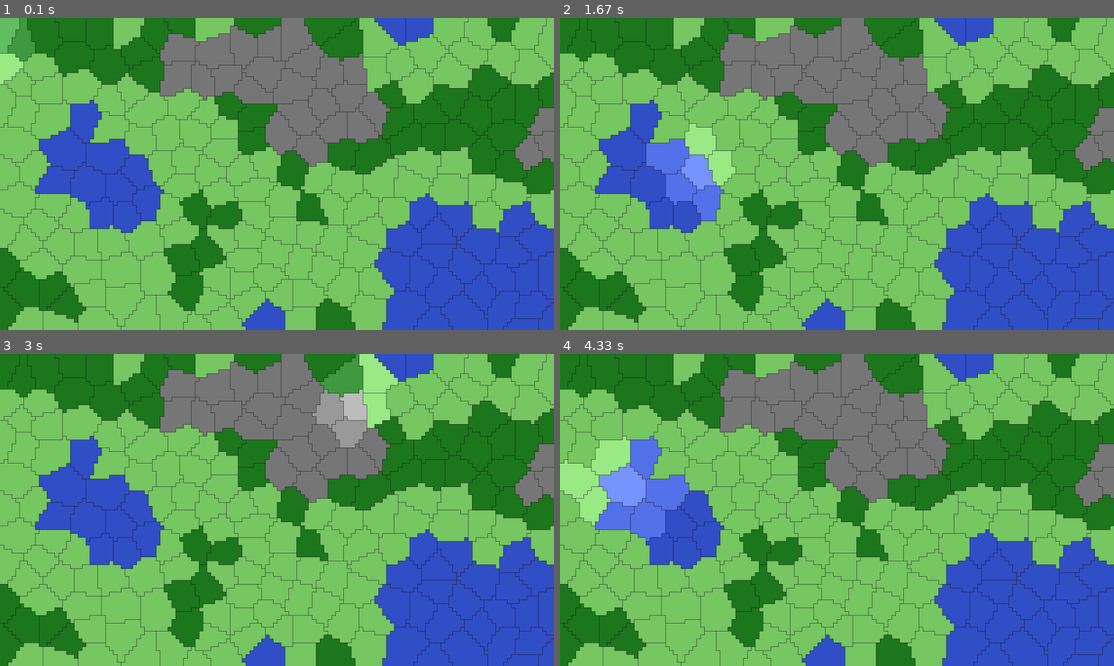
Above: before the commit, frames 1-4 (two rows, left to right).
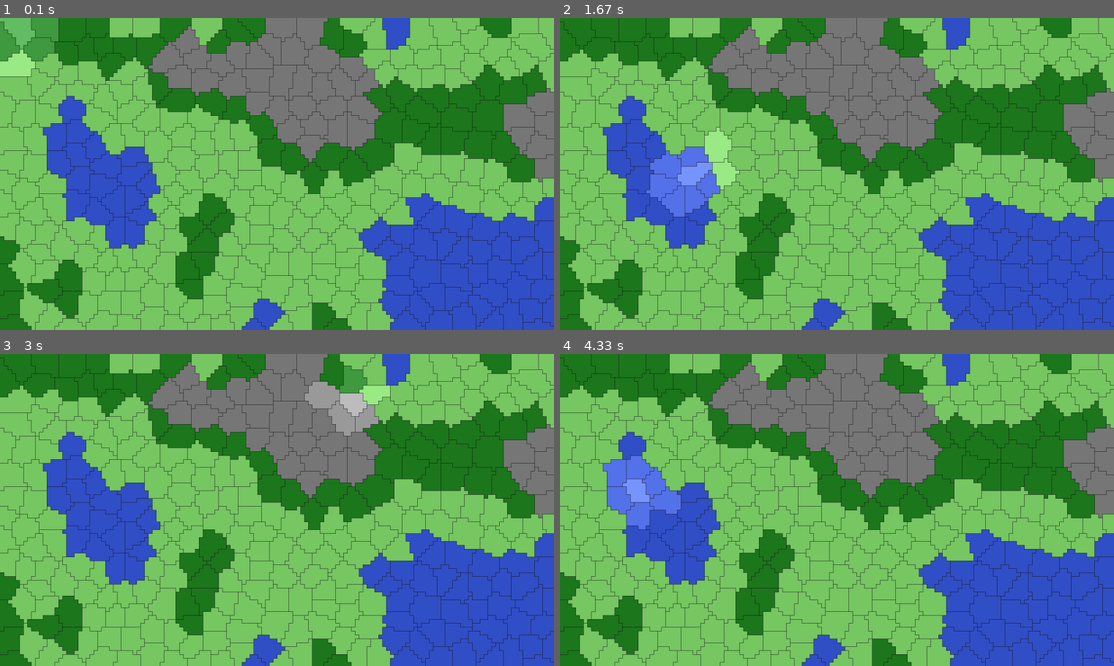
Above: after the commit, the same moments.

Repository: capdevillex/proj_info
Game: pygame game, started from ui/main.py
The game is run twice, just before and just after one commit, with the same random seed, the same clock (stepped at 60 frames per second) and the same inputs.
Inputs (mouse positions are in pixels of both pictures, inside the frame that each line leads up to):
- Up to frame 1 (0.1 s): no input
- Up to frame 2 (1.67 s): hold D 0.33-0.8 s; move the mouse to (814, 186) at 0.37 s; hold D 0.83-1.3 s; move the mouse to (1014, 164) at 0.87 s; hold S from 1.33 s (still down); move the mouse to (704, 177) at 1.37 s
- Up to frame 3 (3 s): release S at 1.8 s; hold D 1.83-2.47 s; move the mouse to (105, 463) at 1.87 s; hold S 2.5-2.97 s; move the mouse to (360, 400) at 2.53 s
- Up to frame 4 (4.33 s): hold D 3-3.47 s; move the mouse to (903, 538) at 3.03 s; hold D 3.5-3.97 s; move the mouse to (848, 403) at 3.53 s; hold S from 4 s (still down); move the mouse to (637, 500) at 4.03 s

The runs differ from the first frame. In frame 1, 25% of the frame differs, in the area x 0-100%, y 0-100%; in frame 2, 25%; in frame 3, 25%; in frame 4, 26%.

Commit message:
Added documentation.

Diff:
--- a/world/map.py
+++ b/world/map.py
@@ -1,54 +1,84 @@
 """
-La carte est générée sur une grille 2D où chaque cellule appartient à une province (Tile) et possède
- un biome spécifique. La structure repose sur un diagramme de Voronoi optimisé par relaxation.
-
-1. Placement et relaxation des capitales (points d'attraction)
-- Des points (capitales) sont placés aléatoirement grace à l'algo du Poisson-disk-sampling.
-- Relaxation de Lloyd : les capitales sont déplacés vers le centre de masse de leur zone d'influence
-  pour obtenir une répartition plus organique et équilibrée des futures provinces.
-
-2. Génération des biomes
-- Utilisation du bruit de Perlin pour assigner un biome (water, plain, forest, mountain, etc.) à chaque cellule.
-- Les biomes sont spatialement continus et servent de contrainte absolue pour les provinces.
-
-3. Assignation des cellules (Voronoi par biome)
-- Chaque cellule de la grille est rattachée à la capitale la plus proche, on définira le biome de cette province comme le biome majoriataire
-- Cela garantit qu'une province ne chevauche jamais deux biomes différents.
-
-4. Nettoyage et lissage
-- Lissage (Smooth) : Réduction du bruit sur les frontières.
-- Contraintes de taille : Fusion des provinces trop petites avec leurs voisines et division
-  des provinces trop grandes pour maintenir une densité de jeu homogène.
-- Stabilisation des centres : On s'assure que le centre géométrique d'une province
-  lui appartient toujours pour éviter les formes aberrantes (en forme de "U" ou morcelées).
-
-5. Finalisation des Provinces (Tiles)
-- Chaque province est instanciée avec :
-    - Son centre (moyenne des positions des cellules).
-    - Son biome dominant (on redéfini le biome de toutes les cellule de la province par celui majoritaire).
-    - Sa liste de cellules et sa surface.
-
-6. Construction du graphe de voisinage
-- Détection de l'adjacence directe entre les cellules pour lier les provinces entre elles.
-- Ce graphe permet ensuite de calculer les chemins et les temps de déplacement.
-
-Divers :
- - le temps de déplacement d'une région à une autre est proportionnel à la distance de leur centre
-   et pondéré par un coefficient de pénalité de déplacement en fonction du biome
- - les régions sont créées en regroupant les points de même type => Perlin-noise assez "lisse"
+Module de Génération Procédurale de Monde (Grid-Based Voronoi Map)
+
+Ce module orchestre la création d'un monde structuré en provinces (Tiles) à partir d'une grille 2D.
+La génération suit une approche hybride mêlant partitionnement spatial (Voronoï), échantillonnage de
+Blue Noise (Ebeida/Poisson) et bruit cohérent (Perlin).
+
+---
+
+### Pipeline de Génération :
+
+1.  **Placement des points d'attraction (Blue Noise) :**
+    * Initialisation de points d'attraction via l'algorithme d'Ebeida (Poisson-disk sampling simplifié).
+    * Cette méthode garantit une distribution homogène des centres de provinces, évitant
+        les clusters inesthétiques tout en conservant un aspect organique.
+    * *Optionnel :* Relaxation de Lloyd pour stabiliser les centroïdes.
+
+2.  **Cartographie des Biomes (Bruit Cohérent) :**
+    * Génération d'une carte de bruit de Perlin multi-octave.
+    * Segmentation de la valeur du bruit en seuils discrets pour définir les biomes
+        (Eau, Plaine, Forêt, Montagne).
+    * Assure une continuité spatiale (les forêts bordent les plaines, etc.).
+
+3.  **Partitionnement de Voronoï Discret :**
+    * Chaque cellule de la grille est assignée à la capitale la plus proche via une
+        recherche accélérée par KD-Tree.
+    * Unification des biomes : La province adopte le biome majoritaire de ses cellules
+        constituantes, et réécrase ensuite le biome de chaque cellule pour garantir
+        l'homogénéité interne.
+
+4.  **Optimisation Topologique et Nettoyage :**
+    * **Flood Fill :** Détection et réassignation des fragments isolés (îles de pixels)
+        vers la province voisine la plus dominante.
+    * **Contraintes morphologiques :** Stabilisation des formes pour éviter les
+        provinces en "U" ou excessivement morcelées.
+    * **Filtrage de taille :** Fusion systématique des micro-provinces sous un seuil
+        de surface critique.
+
+5.  **Instanciation et Topologie (Graphe) :**
+    * Calcul des propriétés finales de chaque objet `Tile` (Centroïde, Surface, Biome).
+    * **Graphe d'Adjacence :** Analyse des frontières de cellules pour identifier les
+        provinces voisines. Ce graphe sert de base au calcul de pathfinding et aux
+        algorithmes de diffusion.
+
+---
+
+### Mécaniques de Jeu et Déplacement :
+* **Coût de mouvement :** Le temps de trajet entre deux provinces est calculé par la
+    distance euclidienne entre les centres, pondérée par un coefficient de friction
+    propre au biome de destination.
+* **Déterminisme :** La génération est entièrement pilotée par une graine (seed),
+    permettant une reproductibilité parfaite de la géographie et des biomes.
 """
 
 import random, math, time
 from typing import List, Tuple, Optional, Dict
 from collections import defaultdict, Counter, deque
 
-from scipy.spatial import KDTree  # type: ignore
+from scipy.spatial import KDTree
 
 from utils.noise import perlin_noise
 from world.biome import Biome
 
 
 class Tile:
+    """
+    Représente une unité territoriale (province) cohérente sur la carte.
+
+    Une province regroupe un ensemble de cellules (pixels/coordonnées) issues d'une
+    segmentation de Voronoï. Elle porte des propriétés physiques et topologiques
+    utilisées pour le gameplay et le rendu.
+
+    Attributes:
+        id (int): Identifiant unique de la tuile.
+        cells (List[Tuple[int, int]]): Liste des coordonnées (x, y) composant la tuile.
+        center (Tuple[float, float]): Point central (centroïde) géométrique de la tuile.
+        area (int): Nombre total de cellules (surface).
+        neighbors (Set[int]): Ensemble des IDs des tuiles adjacentes.
+        biome (Biome): Type de terrain dominant assigné à la tuile.
+    """
+
     def __init__(self, id_, cells):
         self.id = id_
         self.cells = cells
@@ -58,17 +88,42 @@
         self.biome = Biome.BLANK
 
     def _compute_center(self):
+        """
+        Calcule le centre de masse moyen de la tuile.
+
+        Returns:
+            Tuple[float, float]: Coordonnées (x, y) du centre géométrique.
+        """
         x = sum(c[0] + 0.5 for c in self.cells) / len(self.cells)
         y = sum(c[1] + 0.5 for c in self.cells) / len(self.cells)
         return (x, y)
 
 
 class Map:
-    def __init__(self, width, height, seed, avg_pts_per_tile=35, log=False):
+    """
+    Gestionnaire principal de la génération procédurale du monde.
+
+    Cette classe orchestre un pipeline allant de la distribution de points  stochastiques (Poisson
+    Disk Sampling) à la construction d'un graphe de voisinage,  en passant par la génération de
+    bruit cohérent (Perlin) pour les biomes.
+
+    Attributes:
+        width (int): Largeur de la carte en cellules.
+        height (int): Hauteur de la carte en cellules.
+        seed (int): Graine de génération garantissant le déterminisme.
+        tiles (Dict[int, Tile]): Répertoire des objets Tile générés.
+        grid (List[List[Optional[int]]]): Grille 2D stockant l'ID de la tuile pour chaque coordonnée.
+        biomes (List[List[Biome]]): Grille 2D des types de terrain.
+    """
+
+    def __init__(self, width, height, seed, avg_cells_per_tile=35, log=False):
         self.width = width
         self.height = height
-        self.n_points = int(width * height / avg_pts_per_tile)
-        self.avg_pts_per_tile = avg_pts_per_tile
+        self.avg_cells_per_tile = avg_cells_per_tile
+        _corrected_avg_cells_per_tile = (
+            avg_cells_per_tile / 1.566
+        )  # facteur de correction empirique
+        self.n_points = int(width * height / _corrected_avg_cells_per_tile)
         self.seed = seed
         random.seed(self.seed)
         self.log = log
@@ -86,17 +141,25 @@
         """
         Sérialise la carte, la génération est purement déterministe en se basant sur la seed, on peut
         donc se contenter de stocker les paramètres de génération pour recréer la même carte à l'identique.
+
+        Returns:
+            Dict: Paramètres nécessaires pour reconstruire la carte via la même seed.
         """
         return {
             "width": self.width,
             "height": self.height,
-            "avg_pts_per_tile": self.avg_pts_per_tile,
+            "avg_cells_per_tile": self.avg_cells_per_tile,
             "seed": self.seed,
         }
 
     # PIPELINE GLOBAL
     def _generate(self):
-        """Pipeline de génération de la carte"""
+        """ "
+        Exécute le pipeline de génération complet (Séquence chronologique).
+
+        Séquence :
+            Points Poisson -> Bruit Biomes -> Voronoï -> Nettoyage -> Topologie.
+        """
         tic = time.perf_counter()
         self._log("[1] Génération des points d'attraction (Poisson)")
         self.capitals = self._ebeida_poisson_phase1(self.n_points)
@@ -118,6 +181,8 @@
 
         self._log("[6] Construction des provinces")
         self._build_tiles()
+        self._log(f"    {len(self.tiles)} provinces générés")
+        self._log(f"    mean area : {sum((t.area for t in self.tiles.values()))/len(self.tiles)}")
 
         self._log("[7] Voisinage")
         self._build_neighbors()
@@ -166,8 +231,7 @@
 
         La validation se fait uniquement sur un voisinage local (5x5), garantissant une complexité quasi-linéaire.
 
-        Cette méthode remplace efficacement le Poisson disk sampling naïf
-        avec de bien meilleures performances pour un grand nombre de points.
+        Cette méthode remplace efficacement le Poisson disk sampling naïf avec de bien meilleures performances pour un grand nombre de points.
         """
 
         width, height = self.width, self.height
@@ -221,10 +285,9 @@
         Chaque point est déplacé vers le centre de masse des cellules qui lui sont
         les plus proches (Voronoï discret sur la grille).
 
-        Cela permet de rendre la distribution plus régulière et organique,
-        en évitant les zones trop denses ou trop vides.
-
-        Le processus est répété plusieurs fois pour converger vers un équilibre.
+        Cela permet de rendre la distribution plus régulière et organique, en évitant les zones trop denses ou trop vides.
+
+        Transforme un Voronoï irrégulier en un pavage de Centroïdal Voronoï (CVT) plus esthétique et équilibré.
         """
         for _ in range(iterations):
             regions = defaultdict(list)
@@ -246,15 +309,14 @@
 
     def _generate_biomes(self, octaves=3):
         """
-        Génère les biomes via bruit de Perlin.
-
-        Chaque cellule reçoit une valeur continue transformée en catégorie :
-        eau, plaine, forêt, montagne.
-
-        Le Perlin garantit une continuité spatiale naturelle, évitant le bruit
-        aléatoire pur.
-        """
-        scale = self.avg_pts_per_tile * 1.35
+        Génère les biomes via bruit de Perlin multi-octave.
+
+        Chaque cellule reçoit une valeur continue transformée en catégorie : eau, plaine, forêt, montagne.
+
+        Args:
+            octaves (int): Niveau de détail du bruit (persistance des fréquences).
+        """
+        scale = self.avg_cells_per_tile * 1.35
 
         for y in range(self.height):
             for x in range(self.width):
@@ -275,15 +337,23 @@
         """
         Assigne chaque cellule au point d'attraction le plus proche (Voronoï discret).
 
-        On calcule la distance euclidienne à chaque point d'attraction et on choisit le plus proche.
-
-        Cette étape garantit que toute la carte est couverte sans trous.
+        Utilise un KD-Tree pour optimiser la recherche du point d'attraction le plus proche pour chaque cellule (x, y).
+
+        Cette étape garantit que toute la carte est couverte et sans trous.
         """
         for y in range(self.height):
             for x in range(self.width):
                 self.grid[y][x] = self._nearest_capital((x, y))
 
     def _nearest_capital(self, pos):
+        """
+        Trouve l'index du point d'attraction le plus proche d'une coordonnée donnée.
+
+        Args:
+            pos (Tuple[int, int]): Position cible.
+        Returns:
+            int: Index (ID) de la capitale la plus proche.
+        """
         if self.kdtree is None:
             raise RuntimeError("This should not happen")
         _, index = self.kdtree.query(pos)
@@ -291,7 +361,7 @@
 
     def _cleanup(self):
         """
-        Nettoie les artefacts du Voronoï discret.
+        Post-traitement morphologique pour garantir l'intégrité de la carte, nettoie les artefacts du Voronoï discret.
 
         - Supprime les petites régions isolées
         - Fusionne les provinces trop petites avec leurs voisines
@@ -327,6 +397,13 @@
                         self._reassign_component(comp)
 
     def _reassign_component(self, comp):
+        """
+        Réassigne un groupe de cellules isolées au voisin le plus représenté.
+
+        Args:
+            comp (List[Tuple[int, int]]): Liste de cellules formant une île isolée.
+        """
+        self._log(f"[reassign comp] : {comp}")
         neighbor_ids = Counter()
         for x, y in comp:
             for nx, ny in self._neighbors(x, y):
@@ -338,7 +415,7 @@
 
     def _build_tiles(self):
         """
-        Construit les objets Tile à partir de la grille.
+        Instancie les objets Tile et harmonise les biomes.
 
         Chaque province récupère :
         - ses cellules
@@ -367,7 +444,7 @@
         """
         Construit le graphe de voisinage entre provinces.
 
-        Deux provinces sont voisines si au moins une de leurs cellules est adjacente.
+        Deux provinces sont voisines si au moins une de leurs cellules est adjacente latéralement ou diagonalement.
 
         Ce graphe est essentiel pour :
         - pathfinding
@@ -388,6 +465,15 @@
                         self.tiles[id_].neighbors.add(nid)
 
     def _neighbors(self, x, y):
+        """
+        Générateur des 8 coordonnées adjacentes à un point.
+
+        Args:
+            x (int): Coordonnée X d'origine.
+            y (int): Coordonnée Y d'origine.
+        Yields:
+            Tuple[int, int]: Coordonnées valides à l'intérieur des limites de la carte.
+        """
         for dx, dy in [(-1, 0), (1, 0), (0, -1), (0, 1), (1, 1), (1, -1), (-1, 1), (-1, -1)]:
             nx, ny = x + dx, y + dy
             if 0 <= nx < self.width and 0 <= ny < self.height:
